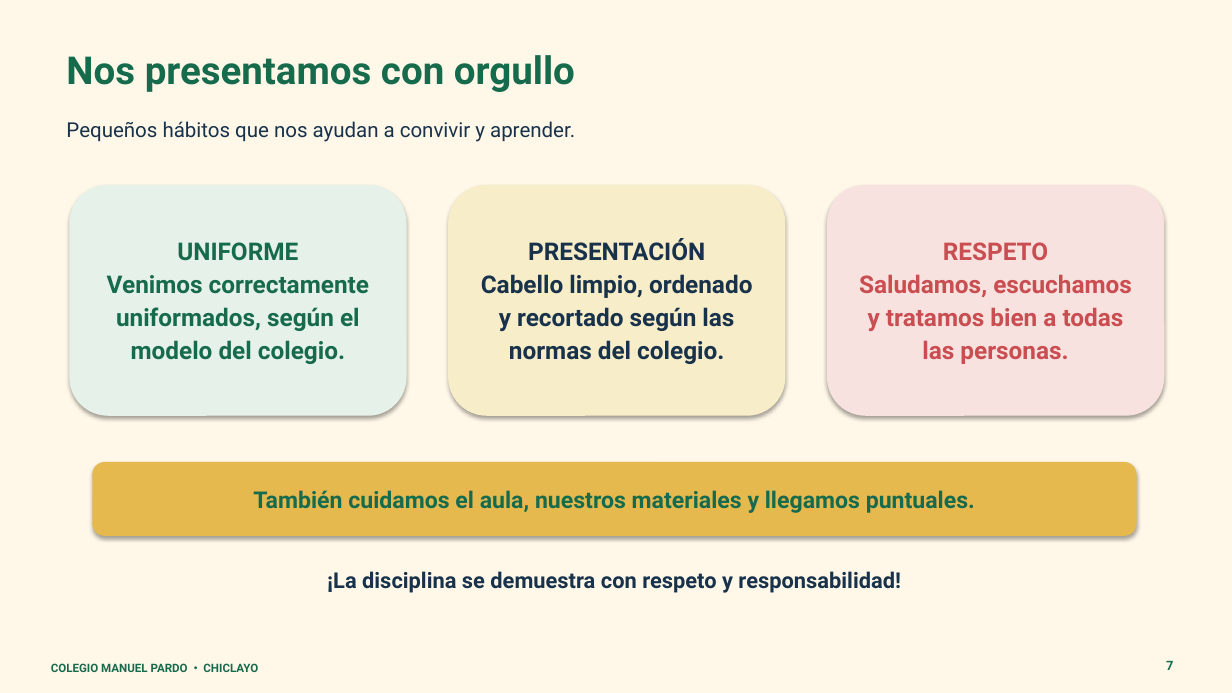
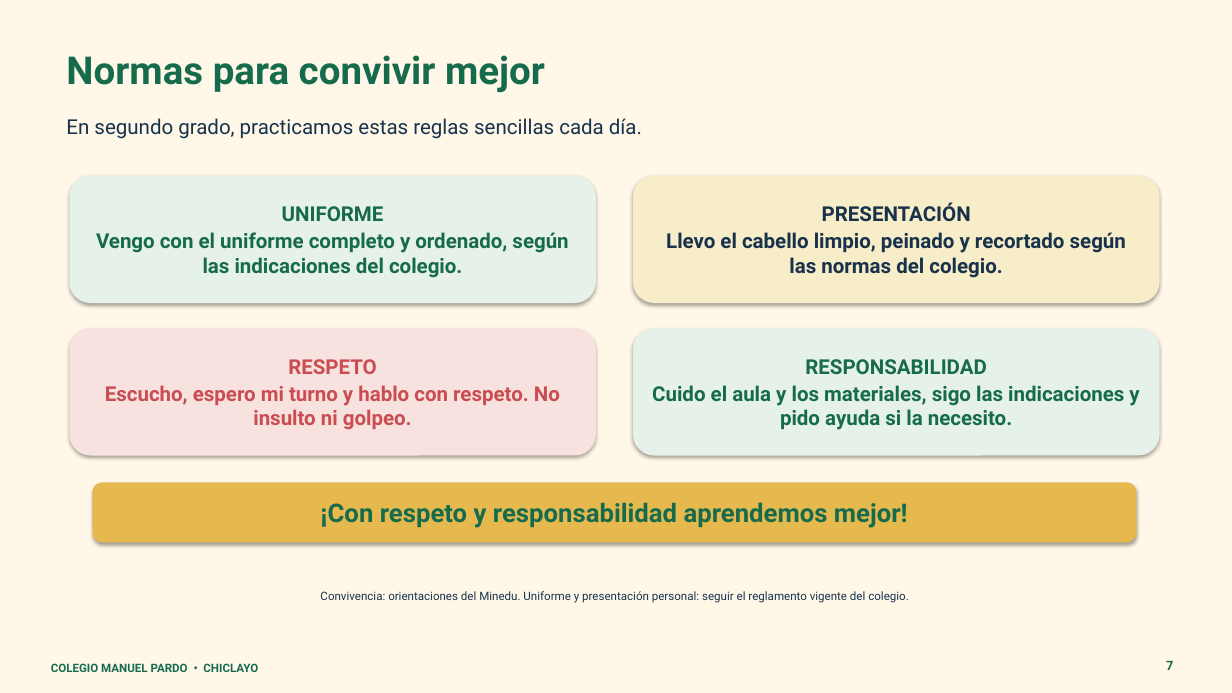
Before and after one commit to jdiazvil/ppt-aniversario-manuel-pardo, a slide deck: slide 7 of aniversario_colegio_manuel_pardo.pptx. Drawn at 1232x693 pixels with LibreOffice and Linux fonts; fonts in the diff are those of the drawing. Boxes give left, top, right and bottom in pixels: in the first picture for what was removed or moved away, otherwise in the second. Text is boxed around its words. In the diff, an @@ line names an element or a change of style, - is before the commit and + after.

Commit message:
Improve age-appropriate school norms slide

```diff
--- a/aniversario_colegio_manuel_pardo.pptx
+++ b/aniversario_colegio_manuel_pardo.pptx
@@ text at [66,55,545,93]: text changed @@
-Nos presentamos con orgullo
+Normas para convivir mejor
@@ text at [66,118,642,139]: text changed @@
-Pequeños hábitos que nos ayudan a convivir y aprender.
+En segundo grado, practicamos estas reglas sencillas cada día.
@@ rounded rectangle "UNIFORME": place and size @@
-rounded rectangle "UNIFORME" at [69,185,407,416]
+rounded rectangle "UNIFORME" at [69,176,596,303]
@@ rounded rectangle "PRESENTACIÓN": place and size @@
-rounded rectangle "PRESENTACIÓN" at [448,185,786,416]
+rounded rectangle "PRESENTACIÓN" at [633,176,1160,303]
@@ text in rounded rectangle at [282,206,384,221]: size 19 to 16 pt in "UNIFORME"; less space between paragraphs @@
@@ text in rounded rectangle at [822,202,971,222]: size 19 to 16 pt in "PRESENTACIÓN"; less space between paragraphs @@
@@ text in rounded rectangle at [96,232,568,278]: text changed; size 19 to 16 pt @@
-Venimos correctamente
-uniformados, según el
-modelo del colegio.
+Vengo con el uniforme completo y ordenado, según las indicaciones del colegio.
@@ text in rounded rectangle at [666,232,1126,278]: text changed; size 19 to 16 pt @@
-Cabello limpio, ordenado
-y recortado según las
-normas del colegio.
+Llevo el cabello limpio, peinado y recortado según las normas del colegio.
@@ rounded rectangle "RESPETO": place and size @@
-rounded rectangle "RESPETO" at [827,185,1165,416]
+rounded rectangle "RESPETO" at [69,328,596,456]
@@ rounded rectangle "RESPONSABILIDAD": place and size @@
-rounded rectangle "RESPONSABILIDAD" at [92,462,1137,536]
+rounded rectangle "RESPONSABILIDAD" at [633,328,1160,456]
@@ rounded rectangle "RESPONSABILIDAD" at [633,328,1160,456]: fill #E6B94F to #E6F2E9 @@
@@ text in rounded rectangle at [288,359,377,374]: size 19 to 16 pt in "RESPETO"; less space between paragraphs @@
@@ text in rounded rectangle at [652,359,1139,430]: text changed; size 18 to 16 pt @@
-También cuidamos el aula, nuestros materiales y llegamos puntuales.
+RESPONSABILIDAD
+Cuido el aula y los materiales, sigo las indicaciones y pido ayuda si la necesito.
@@ text in rounded rectangle at [105,385,560,429]: text changed; size 19 to 16 pt @@
-Saludamos, escuchamos
-y tratamos bien a todas
-las personas.
+Escucho, espero mi turno y hablo con respeto. No insulto ni golpeo.
@@ rounded rectangle "¡Con respeto y responsabilidad aprendemos ...": place and size @@
-rounded rectangle "¡Con respeto y responsabilidad aprendemos ..." at [327,571,901,593]
+rounded rectangle "¡Con respeto y responsabilidad aprendemos ..." at [92,482,1137,543]
@@ rounded rectangle "¡Con respeto y responsabilidad aprendemos ..." at [92,482,1137,543]: fill none to #E6B94F; shadow on @@
@@ text in rounded rectangle at [320,502,908,528]: text changed; size 17 to 20 pt; text colour #18324B to #176B4D @@
-¡La disciplina se demuestra con respeto y responsabilidad!
+¡Con respeto y responsabilidad aprendemos mejor!
@@ text added at [320,591,909,603], 9 pt, text #18324B @@
+Convivencia: orientaciones del Minedu. Uniforme y presentación personal: seguir el reglamento vigente del colegio.
```
